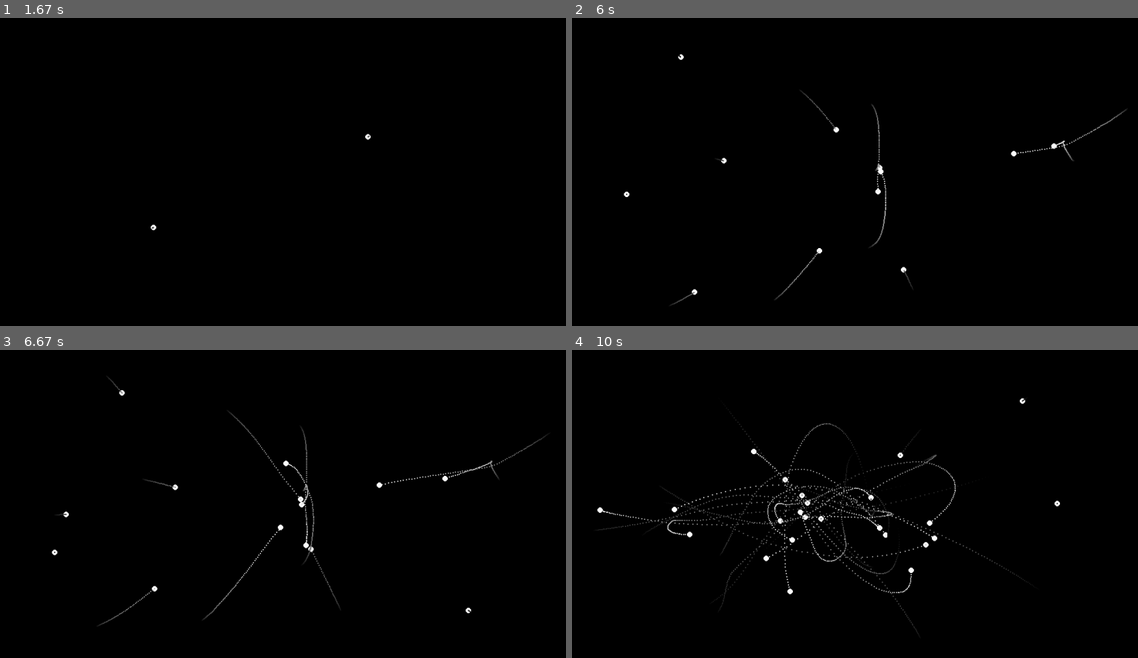
Above: before the commit, frames 1-4 (two rows, left to right).
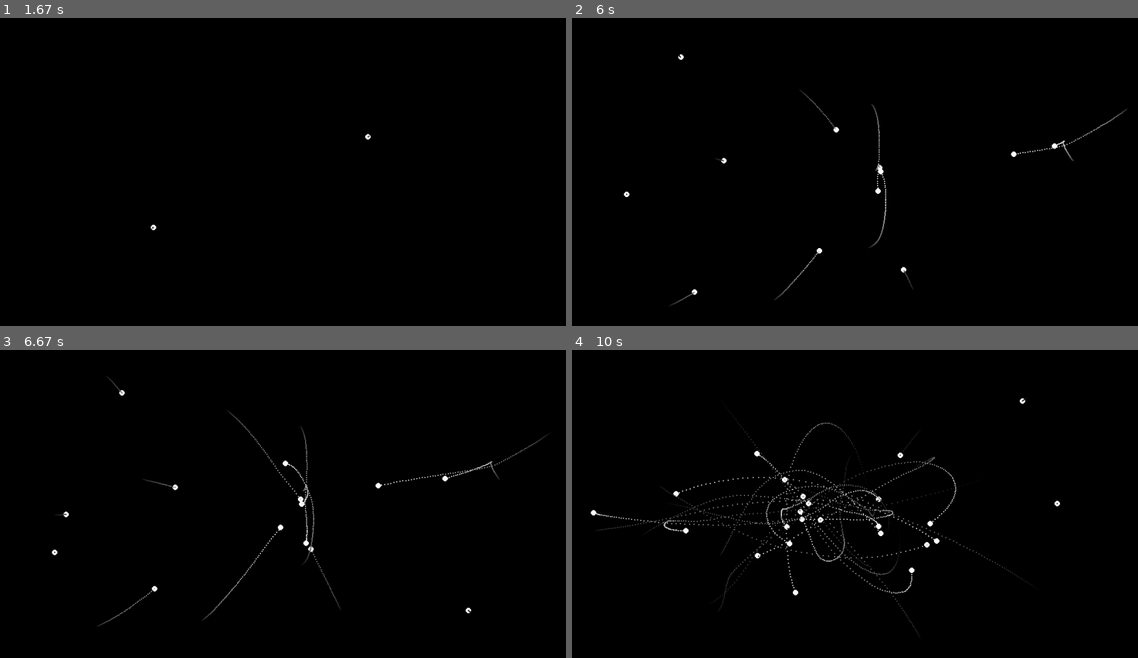
Above: after the commit, the same moments.

Repository: five-over-four/n-body-pygame
Game: pygame game, started from n-body-sim.py
Same seed, same stepped clock (60 frames per second), same inputs: the game is played once before the commit and once after it.
Inputs (mouse positions are in pixels of both pictures, inside the frame that each line leads up to):
- Up to frame 1 (1.67 s): click (260, 181) at 0.38 s; click (45, 273) at 0.72 s; tap S at 1 s; tap R at 1.33 s
- Up to frame 2 (6 s): tap Space at 1.73, 2.03 s; tap R at 2.17 s; right-click (628, 107) at 2.55 s; click (990, 85) at 2.88 s; click (679, 113) at 3.22 s; click (outside the picture) at 3.55 s; click (764, 168) at 3.88 s; click (702, 88) at 4.22 s; click (588, 319) at 4.55 s; click (866, 285) at 4.88 s; click (662, 144) at 5.22 s; click (639, 42) at 5.55 s; click (605, 196) at 5.88 s
- Up to frame 3 (6.67 s): click (469, 624) at 6.22 s; click (39, 556) at 6.55 s
- Up to frame 4 (10 s): click (583, 544) at 6.88 s; click (724, 565) at 7.22 s; click (673, 494) at 7.55 s; click (945, 648) at 7.88 s; click (736, 614) at 8.22 s; click (730, 599) at 8.55 s; click (900, 559) at 8.88 s; click (945, 417) at 9.22 s; click (1047, 393) at 9.55 s; click (1064, 504) at 9.88 s

Frame 1 is identical in both runs. In frame 2, less than 0.1% of the frame differs, in the area x 19-98%, y 12-91%; in frame 3, 0.3%; in frame 4, 2.5%, in the area x 3-80%, y 23-90%.

Commit message:
tweaking

Diff:
--- a/n-body-sim.py
+++ b/n-body-sim.py
@@ -66,31 +66,40 @@
         self.m = m
         self.v_x = v_x # velocity components.
         self.v_y = v_y
+        self.a_x = 0 # acceleration components.
+        self.a_y = 0
         self.trail = deque([]) # fast removal of first element.
         self.trail_length = 0 # bit more efficient than computing len.
 
-    def acceleration(self, other):
-        diff_vec = (self.x - other.x, self.y - other.y)
-        norm = (self.x-other.x)**2 + (self.y-other.y)**2
-        kernel = softening_kernel(norm)**2
-        if not settings.realistic_gravity:
-            return (diff_vec[0]/(norm+kernel), diff_vec[1]/(norm+kernel))
-        else:
-            return (diff_vec[0]/(norm+kernel)**(3/2), diff_vec[1]/(norm+kernel)**(3/2))
-
-    def tick(self, others):
-        accel = (0,0)
-        for body in others:
-            if body == self:
+    def move(self): # straight up (vt + 1/2at^2)G.
+        self.x += (self.v_x / settings.fps + self.a_x/(2*settings.fps**2)) * settings.gravity_constant
+        self.y += (self.v_y / settings.fps + self.a_y/(2*settings.fps**2)) * settings.gravity_constant
+
+# O(n^2/2+n) = O(n^2) algorithm for moving bodies. atrocious. practically a bit faster than just n^2 double looping.
+def tick(bodies):
+    visited = {bodies[0]}
+    accel = (0,0)
+    for body_a in bodies:
+        for body_b in bodies:
+            if body_b in visited:
                 continue
-            accel = self.acceleration(body)
-            self.v_x += -body.m * accel[0]
-            self.v_y += -body.m * accel[1]
-        self.move(accel)
-
-    def move(self, acceleration):
-        self.x += (self.v_x / settings.fps + acceleration[0]/(2*settings.fps**2)) * settings.gravity_constant
-        self.y += (self.v_y / settings.fps + acceleration[1]/(2*settings.fps**2)) * settings.gravity_constant
+            diff_x, diff_y = body_a.x - body_b.x, body_a.y - body_b.y
+            norm = diff_x**2 + diff_y**2
+            kernel = softening_kernel(norm)**2
+            if not settings.realistic_gravity:
+                accel = (diff_x/(norm+kernel), diff_y/(norm+kernel))
+            else:
+                accel = (diff_x/(norm+kernel)**1.5, diff_y/(norm+kernel)**1.5)
+            body_a.v_x += -body_b.m * accel[0]
+            body_a.v_y += -body_b.m * accel[1]
+            body_b.v_x += body_a.m * accel[0]
+            body_b.v_y += body_a.m * accel[1]
+            body_a.a_x, body_a.a_y = accel
+            body_b.a_x, body_b.a_y = accel
+        visited.add(body_a)
+    for body in bodies: # for precision, we must move all bodies after the computations. +n to time complexity.
+        body.move()
+        pygame.draw.circle(screen, settings.body_colour, (body.x, body.y), 5)
 
 # returns softening factor based on distance.
 def softening_kernel(d):
@@ -128,7 +137,7 @@
 
 def remove_body(pos, bodies):
     for body in bodies:
-        if ((pos[0] - body.x)**2 + (pos[1] - body.y)**2)**(1/2) <= 5:
+        if ((pos[0] - body.x)**2 + (pos[1] - body.y)**2)**0.5 <= 5:
             bodies.remove(body)
             break
     return bodies
@@ -139,7 +148,7 @@
     bodies = []
     shot = None                 # position of the placed body.
     mouse_toggle = False
-    center_COM_toggle = True    # system CENTER OF MASS is always kept centered.
+    center_COM_toggle = True    # system mean position is always kept centered.
     paused = False
     counter = 0                 # modular with trail_density.
     body_removal_timer = 200    # in frames.
@@ -149,11 +158,9 @@
 
         screen.fill(settings.bg_colour)
 
-        # draw and iterate the bodies.
-        for body in bodies:
-            if not paused:
-                body.tick(bodies)
-            pygame.draw.circle(screen, settings.body_colour, (body.x, body.y), 5)
+        # iterate body positions, velcities, accelerations, and draw.
+        if bodies and not paused:
+            tick(bodies)
 
         # make trails and drop fading tail end.
         if counter % settings.trail_density == 0 and not paused:
@@ -214,16 +221,17 @@
                     if settings.realistic_gravity:
                         settings.gravity_constant = 10
                         settings.shot_factor = 0.4
+                        # this is done because gravity is now 10x stronger and velocities are added based on gravity.
                         for body in bodies:
-                            body.v_x /= 10
-                            body.v_y /= 10
+                            body.v_x /= settings.gravity_constant
+                            body.v_y /= settings.gravity_constant
                         print("Realistic gravity on. (1/r^2)")
                     else:
+                        for body in bodies:
+                            body.v_x *= settings.gravity_constant
+                            body.v_y *= settings.gravity_constant
                         settings.gravity_constant = 1
                         settings.shot_factor = 5
-                        for body in bodies:
-                            body.v_x *= 10
-                            body.v_y *= 10
                         print("Realistic gravity off. (1/r)")
                 elif e.key == pygame.K_PLUS:
                     settings.default_mass *= 2
@@ -271,7 +279,6 @@
         pygame.display.flip()
         clock.tick(settings.fps)
 
-
 if __name__ == "__main__":
 
     pygame.init()
Binary file changed: README.md
Not shown, changed: save.data
